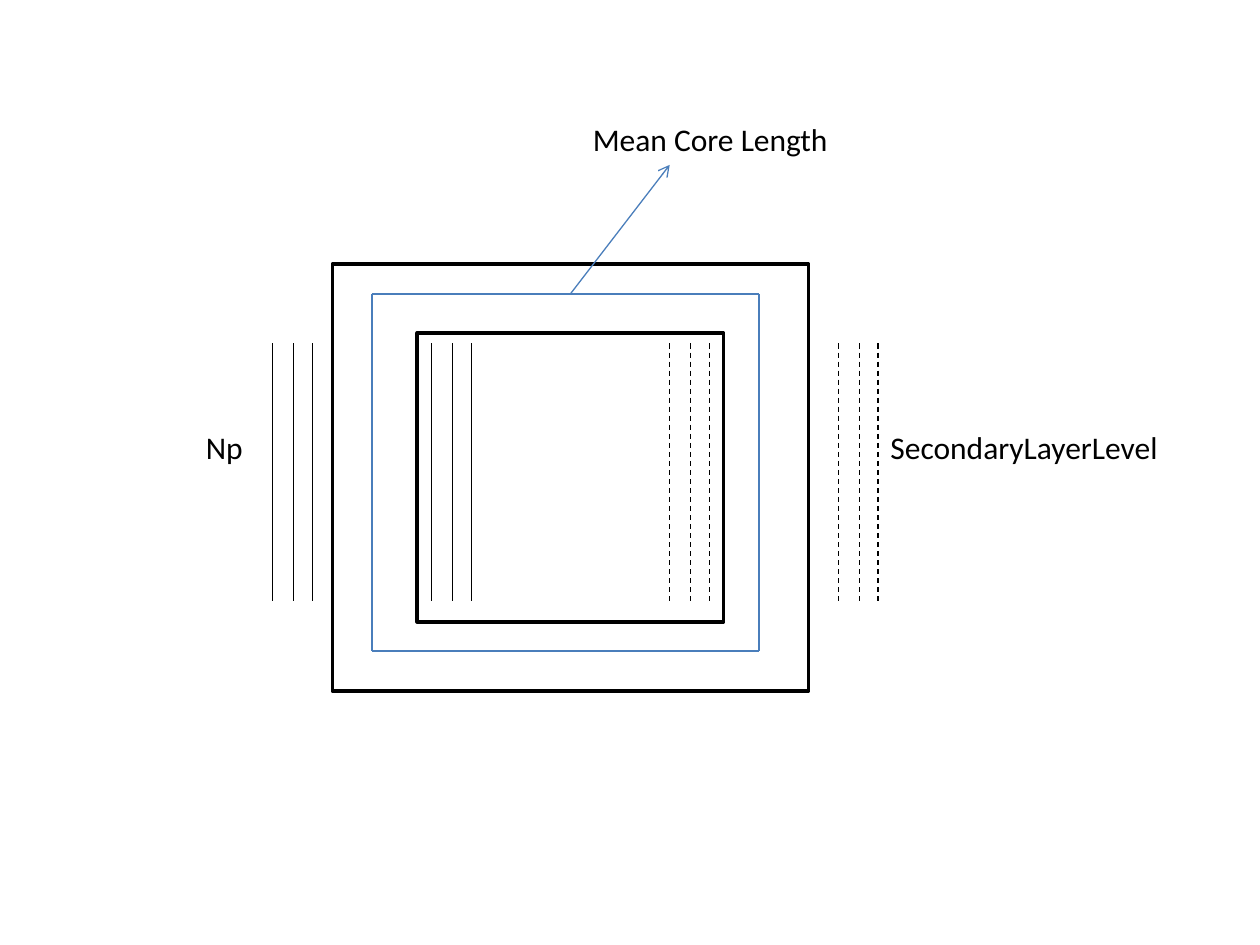
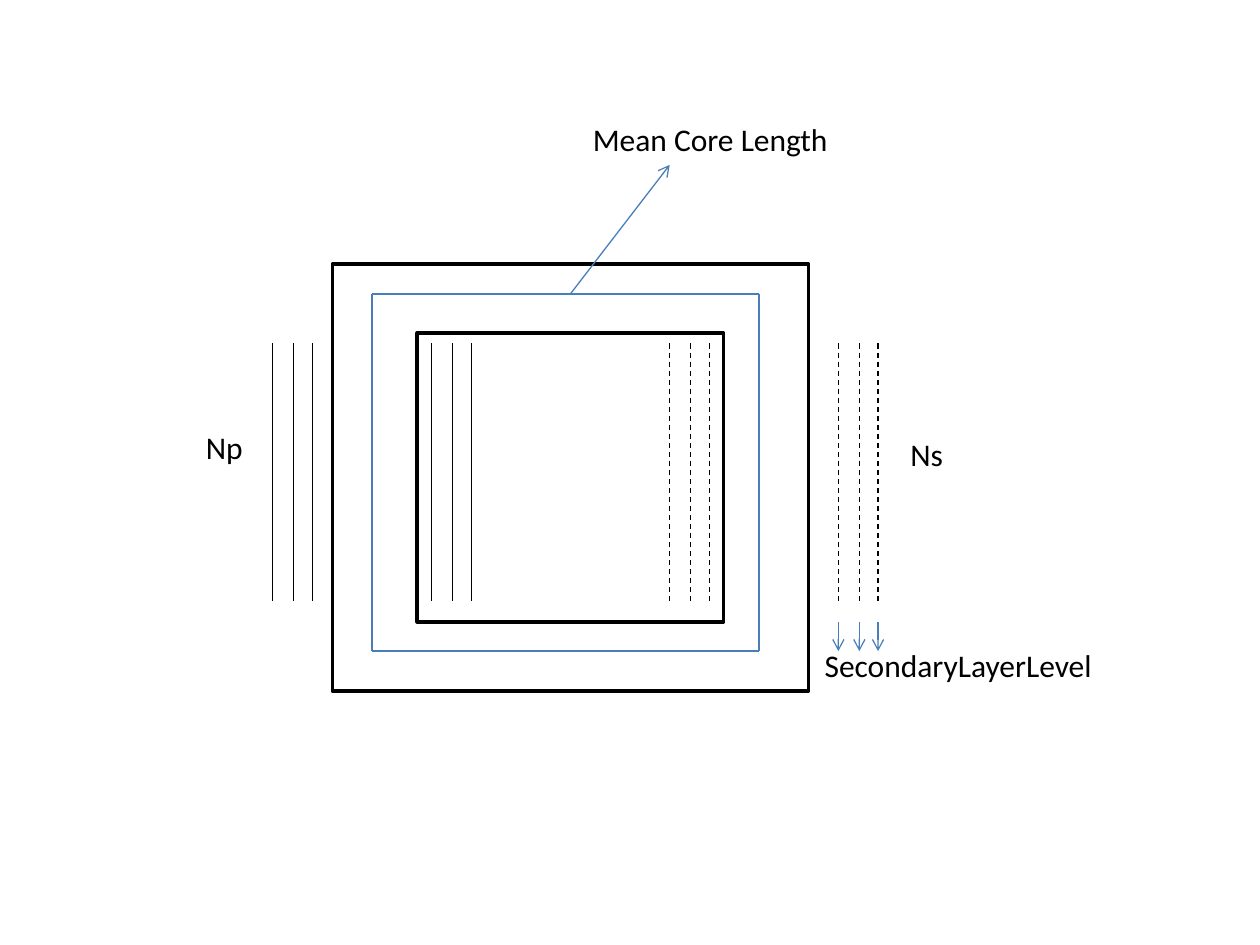
Before and after one commit to odtu/EE564, a slide deck: slide 1 of XRAY/Yunus_Sener/TrafoŞekil.pptx. Drawn at 1260x945 pixels with LibreOffice and Linux fonts; fonts in the diff are those of the drawing. Boxes give left, top, right and bottom in pixels: in the first picture for what was removed or moved away, otherwise in the second. Text is boxed around its words. In the diff, an @@ line names an element or a change of style, - is before the commit and + after.

```diff
--- a/XRAY/Yunus_Sener/TrafoŞekil.pptx
+++ b/XRAY/Yunus_Sener/TrafoŞekil.pptx
@@ text added at (910, 445, 943, 467), 18 pt, text #000000 @@
+Ns
@@ arrow added from (838, 622) to (838, 651), #4B7EBC 0.75 pt @@
@@ arrow added from (859, 622) to (859, 651), #4B7EBC 0.75 pt @@
@@ arrow added from (878, 622) to (878, 651), #4B7EBC 0.75 pt @@
@@ text "SecondaryLayerLevel": place and size @@
-text "SecondaryLayerLevel" at (890, 437, 1157, 464)
+text "SecondaryLayerLevel" at (825, 655, 1092, 682)
```
Also in this commit, not shown: 4 other files.
